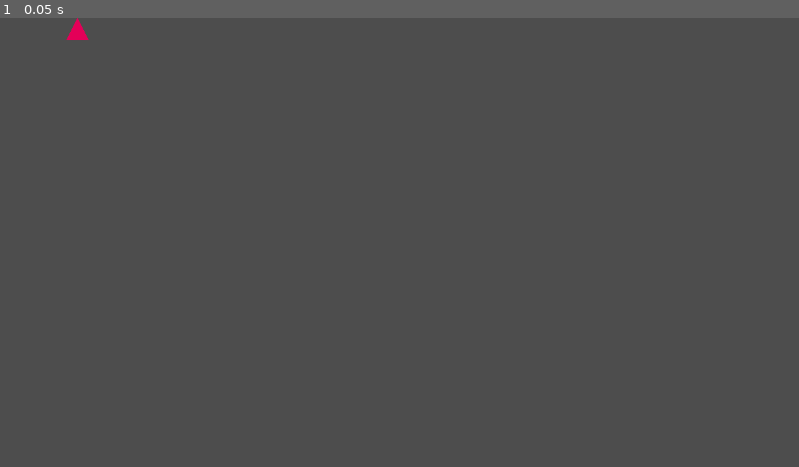
Above: before the commit, frame 1.
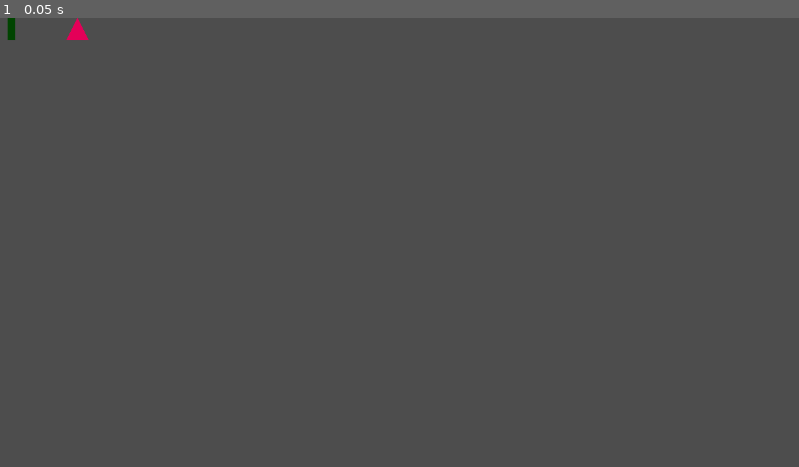
Above: after the commit, the same moment.

Repository: mjXmsdgh/game_gallery
Game: Godot game, scene res://game_scene/shooting/2_main/main.tscn
The game is run twice, just before and just after one commit, with the same random seed, the same clock (stepped at 60 frames per second) and the same inputs. This scene is started directly instead of the project's main scene.
Inputs:
- Up to frame 1 (0.05 s): no input

The runs differ from the first frame. In frame 1, less than 0.1% of the frame differs, in the area x 0-2%, y 0-5%.

Commit message:
player to scene

Diff:
--- a/game_scene/shooting/2_main/bullet.tscn
+++ b/game_scene/shooting/2_main/bullet.tscn
@@ -6,7 +6,6 @@
 size = Vector2(9, 31)
 
 [node name="bullet" type="Area2D"]
-visible = false
 
 [node name="CollisionShape2D" type="CollisionShape2D" parent="."]
 position = Vector2(16.5, 15.5)
--- a/game_scene/shooting/2_main/main.tscn
+++ b/game_scene/shooting/2_main/main.tscn
@@ -1,6 +1,6 @@
 [gd_scene load_steps=4 format=3 uid="uid://bfrpkgpjpb67i"]
 
-[ext_resource type="Texture2D" uid="uid://dsl46v4moajtl" path="res://image/player_shooting.png" id="1_wqbjv"]
+[ext_resource type="PackedScene" uid="uid://c1anwtx6pv6p1" path="res://game_scene/shooting/2_main/shooting_player.tscn" id="1_exq3t"]
 [ext_resource type="Texture2D" uid="uid://d2e27gpabm5oo" path="res://image/bullet.png" id="2_qar1d"]
 
 [sub_resource type="RectangleShape2D" id="RectangleShape2D_1pd3p"]
@@ -8,19 +8,9 @@
 
 [node name="Main" type="Node2D"]
 
-[node name="CharacterBody2D" type="CharacterBody2D" parent="."]
-position = Vector2(96, 0)
-
-[node name="CollisionPolygon2D" type="CollisionPolygon2D" parent="CharacterBody2D"]
-polygon = PackedVector2Array(16, 0, 32, 32, 0, 32)
-
-[node name="Sprite2D" type="Sprite2D" parent="CharacterBody2D"]
-position = Vector2(16, 16)
-texture = ExtResource("1_wqbjv")
-metadata/_edit_group_ = true
+[node name="player" parent="." instance=ExtResource("1_exq3t")]
 
 [node name="bullet" type="Area2D" parent="."]
-visible = false
 
 [node name="CollisionShape2D" type="CollisionShape2D" parent="bullet"]
 position = Vector2(16.5, 15.5)
@@ -30,4 +20,3 @@
 [node name="Sprite2D" type="Sprite2D" parent="bullet"]
 position = Vector2(16, 16)
 texture = ExtResource("2_qar1d")
-metadata/_edit_group_ = true
--- /dev/null
+++ b/game_scene/shooting/2_main/shooting_player.tscn
@@ -0,0 +1,14 @@
+[gd_scene load_steps=2 format=3 uid="uid://c1anwtx6pv6p1"]
+
+[ext_resource type="Texture2D" uid="uid://dsl46v4moajtl" path="res://image/player_shooting.png" id="1_uedon"]
+
+[node name="CharacterBody2D" type="CharacterBody2D"]
+position = Vector2(96, 0)
+
+[node name="CollisionPolygon2D" type="CollisionPolygon2D" parent="."]
+polygon = PackedVector2Array(16, 0, 32, 32, 0, 32)
+
+[node name="Sprite2D" type="Sprite2D" parent="."]
+position = Vector2(16, 16)
+texture = ExtResource("1_uedon")
+metadata/_edit_group_ = true
